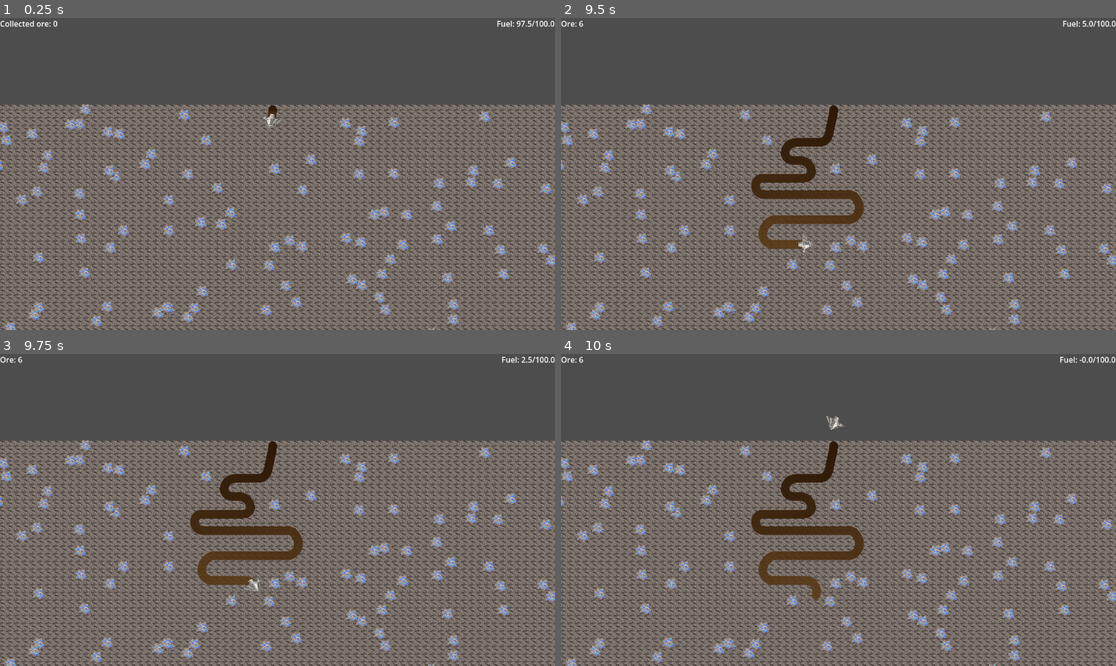
Above: before the commit, frames 1-4 (two rows, left to right).
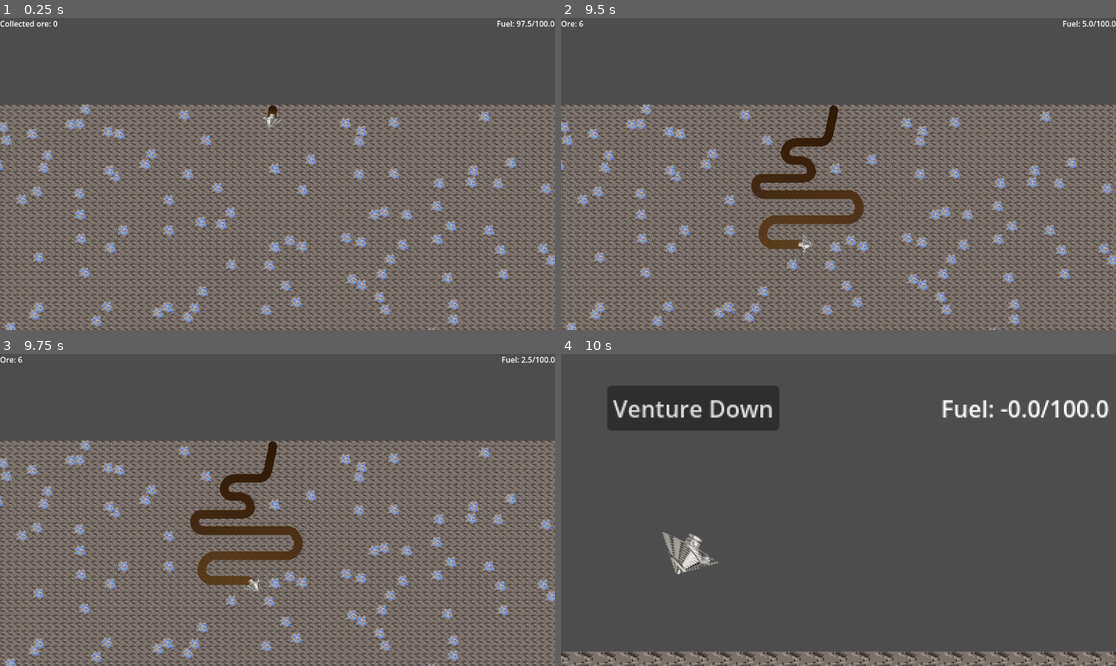
Above: after the commit, the same moments.

Repository: jidosc/impossible-drill
Game: Godot game, scene res://Game.tscn
Two runs of this game, one before a commit and one after it. Both use one fixed random seed, a clock stepped at 60 frames per second and the inputs below.
Inputs:
- Up to frame 1 (0.25 s): no input
- Up to frame 2 (9.5 s): hold Right (ui_right) 0.53-1.28 s; hold Left (ui_left) 1.28-2.03 s; hold Right (ui_right) 2.03-3.53 s; hold Left (ui_left) 3.53-5.78 s; hold Right (ui_right) 5.78-8.03 s; hold Left (ui_left) from 8.03 s (still down)
- Up to frame 3 (9.75 s): release Left (ui_left) at 9.53 s; hold Right (ui_right) from 9.53 s (still down)
- Up to frame 4 (10 s): keep holding Right (ui_right)

Frames 1-3 are identical in both runs. In frame 4, 61% of the frame differs, in the area x 0-100%, y 0-100%.

Commit message:
start to shop

Diff:
--- a/Game.tscn
+++ b/Game.tscn
@@ -1,11 +1,33 @@
 [gd_scene format=3 uid="uid://ckj2k83m765y0"]
 
+[ext_resource type="Script" uid="uid://dusk8rgd1so26" path="res://game.gd" id="1_r0x5m"]
+[ext_resource type="Script" uid="uid://b4s2x2xmjxcc4" path="res://shop_manager.gd" id="1_t88pq"]
 [ext_resource type="PackedScene" uid="uid://cf1yku550h3qp" path="res://drill_player.tscn" id="1_wbfu4"]
-[ext_resource type="Script" path="res://map_manager.gd" id="1_xkndl"]
+[ext_resource type="Script" uid="uid://bylgnw6fykted" path="res://map_manager.gd" id="1_xkndl"]
 [ext_resource type="Texture2D" uid="uid://b4oyctppr1g8r" path="res://ground.png" id="3_sb48q"]
-[ext_resource type="Script" path="res://ui.gd" id="3_u44n3"]
+[ext_resource type="Script" uid="uid://cbpt2rql6xa37" path="res://ui.gd" id="3_u44n3"]
 
 [node name="Game" type="Node2D" unique_id=803279900]
+script = ExtResource("1_r0x5m")
+
+[node name="ShopManager" type="Node2D" parent="." unique_id=1967598872]
+script = ExtResource("1_t88pq")
+
+[node name="DrillPoint" type="Node2D" parent="ShopManager" unique_id=498177832]
+position = Vector2(859, 113)
+
+[node name="CameraShop" type="Camera2D" parent="ShopManager" unique_id=1658845830]
+position = Vector2(964, 82)
+enabled = false
+zoom = Vector2(3, 3)
+
+[node name="ButtonVenture" type="Button" parent="ShopManager" unique_id=1579673257]
+visible = false
+offset_left = 804.0
+offset_top = -4.0
+offset_right = 923.0
+offset_bottom = 27.0
+text = "Venture Down"
 
 [node name="MapManager" type="Node2D" parent="." unique_id=1397447767 node_paths=PackedStringArray("ui")]
 script = ExtResource("1_xkndl")
@@ -25,7 +47,7 @@
 region_rect = Rect2(0, 0, 1200, 500)
 
 [node name="StartPoint" type="Node2D" parent="MapManager" unique_id=259385086]
-position = Vector2(567, 144)
+position = Vector2(567, 190)
 
 [node name="Control" type="Control" parent="." unique_id=1506751124]
 layout_mode = 3
@@ -54,3 +76,5 @@
 offset_bottom = 23.0
 grow_horizontal = 0
 text = "Fuel: 100 / 100"
+
+[connection signal="pressed" from="ShopManager/ButtonVenture" to="ShopManager" method="_pressed_venture_button"]
--- a/drill_player.gd
+++ b/drill_player.gd
@@ -115,5 +115,9 @@
 	if manager != null:
 		manager.reset_drill(self)
 
+func refuel():
+	current_fuel = MAX_FUEL
+	active = true
+
 func _on_timer_timeout() -> void:
 	$DrillSprite.scale.x = -$DrillSprite.scale.x
--- /dev/null
+++ b/game.gd
@@ -0,0 +1,16 @@
+extends Node2D
+
+var shop_manager: ShopManager
+var map_manager: MapManager
+
+func _ready() -> void:
+	shop_manager = $ShopManager
+	map_manager = $MapManager
+	map_manager.returned_to_surface.connect(returned_to_surface.bind())
+	shop_manager.venture_down.connect(return_to_ground.bind())
+
+func returned_to_surface(drill: Player):
+	shop_manager.open_shop(drill)
+
+func return_to_ground(drill: Player):
+	map_manager.spawn_drill(drill)
--- a/map_manager.gd
+++ b/map_manager.gd
@@ -1,4 +1,6 @@
 class_name MapManager extends Node2D
+
+signal returned_to_surface(player: Player)
 
 @export var ui: UI
 var packed_ore: PackedScene = preload("res://ore.tscn")
@@ -8,8 +10,14 @@
 	distribute_ore(100)
 	$DrillPlayer.manager = self
 
+func spawn_drill(drill: Player):
+	drill.position = $StartPoint.position
+	drill.refuel()
+	add_child(drill)
+
 func reset_drill(drill: Player):
-	drill.position = $StartPoint.position
+	remove_child(drill)
+	returned_to_surface.emit(drill)
 
 func distribute_ore(amount: int):
 	if not amount is int:
--- /dev/null
+++ b/shop_manager.gd
@@ -0,0 +1,18 @@
+class_name ShopManager extends Node2D
+
+signal venture_down(drill: Player)
+
+var drill: Player
+
+func open_shop(drill: Player):
+	self.drill = drill
+	$CameraShop.enabled = true
+	$ButtonVenture.visible = true
+	drill.position = $DrillPoint.position
+	add_child(drill)
+
+func _pressed_venture_button():
+	$CameraShop.enabled = false
+	$ButtonVenture.visible = false
+	remove_child(drill)
+	venture_down.emit(drill)
Not shown, added: game.gd.uid
Not shown, added: shop_manager.gd.uid
